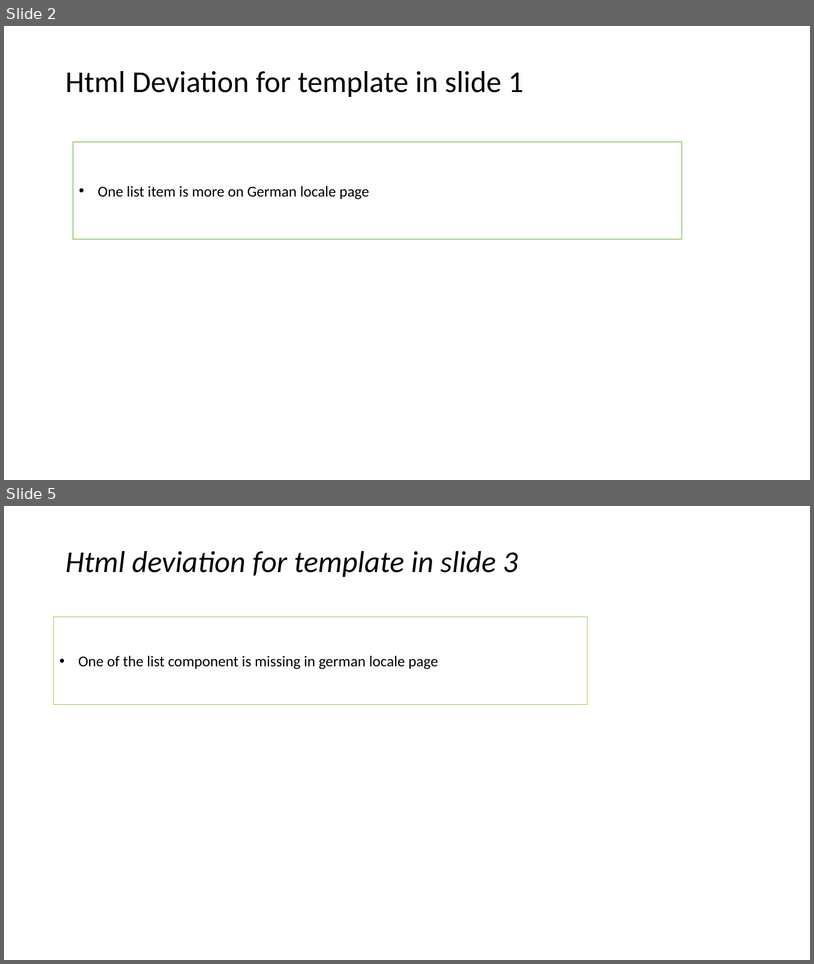
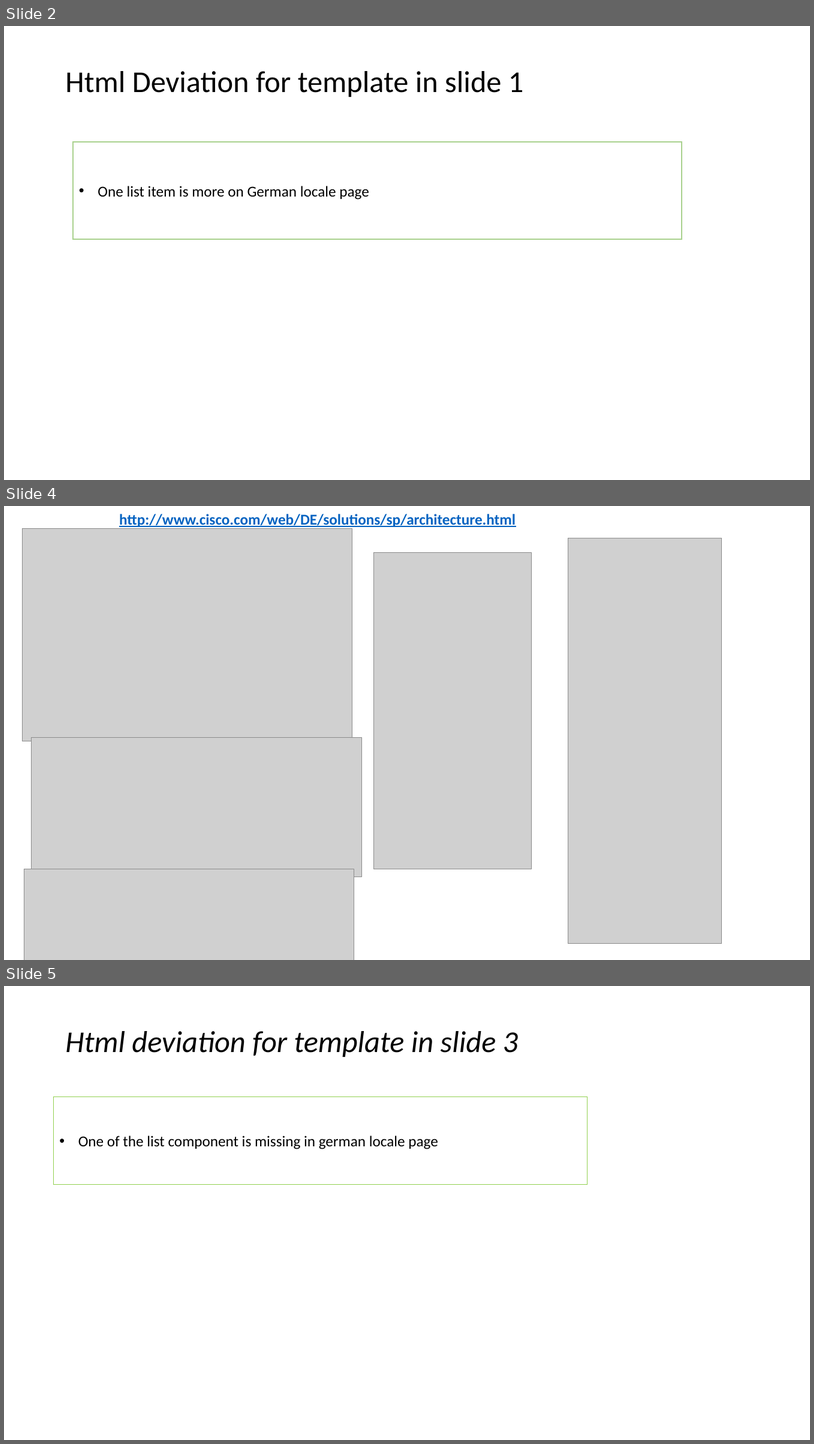
Before and after one commit to shreyabhatnagar/OVWMigration, a slide deck: docs/misc/Collaboration-architechture.pptx. Shown one above the other, each under a label of ours: slides 2 and 5 before the commit, slides 2, 4 and 5 after it; the slides between them are not shown. The pictures are 814x964 and 814x1444 pixels, drawn with LibreOffice and Linux fonts; fonts in the diff are those of the drawing; grey boxes stand for pictures. Boxes give left, top, right and bottom in pixels: in the first picture for what was removed or moved away, otherwise in the second. Text is boxed around its words. In the diff, an @@ line names an element or a change of style, - is before the commit and + after.

```diff
--- a/docs/misc/Collaboration-architechture.pptx
+++ b/docs/misc/Collaboration-architechture.pptx
@@ slide 4 added at (4, 506, 810, 960), background #FFFFFF @@
@@ text added at (119, 514, 516, 527), 18 pt, text #0563C1, bold, underline @@
+http://www.cisco.com/web/DE/solutions/sp/architecture.html
@@ picture added at (22, 528, 353, 741) @@
@@ picture added at (569, 538, 722, 943) @@
@@ picture added at (374, 553, 531, 869) @@
@@ picture added at (31, 737, 362, 876) @@
@@ picture added at (24, 869, 354, 960) @@
```
Also in this commit, not shown: 2 other slides added, 3 slides removed.
